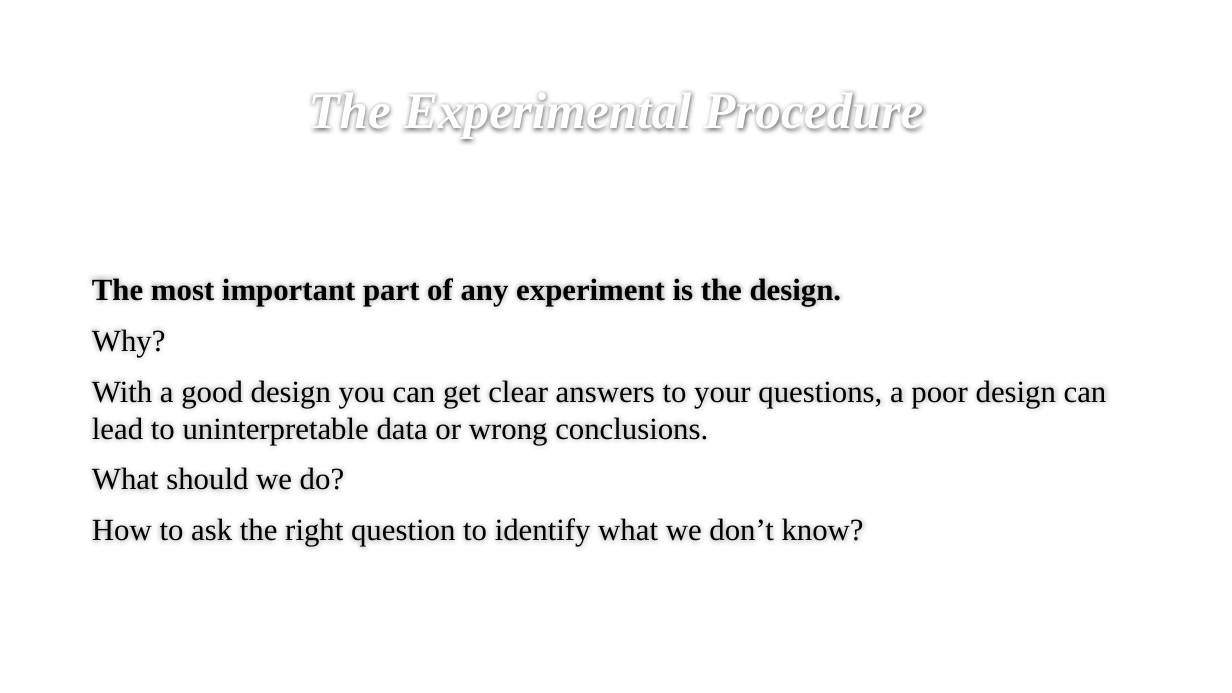
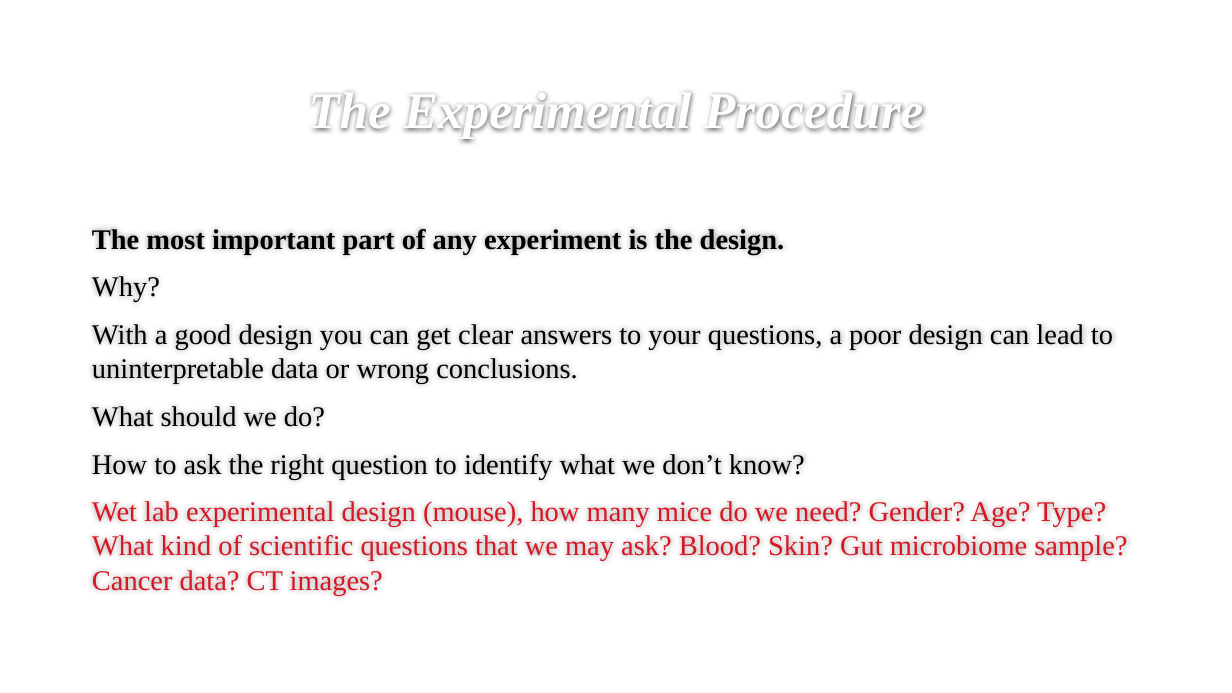
Before and after one commit to melhzy/data_analytics, a slide deck: slide 9 of Week1_Simple_Effect/Week 1 Simple effect.pptx. Drawn at 1232x693 pixels with LibreOffice and Linux fonts; fonts in the diff are those of the drawing; background and template pictures are left out. Boxes give left, top, right and bottom in pixels: in the first picture for what was removed or moved away, otherwise in the second. Text is boxed around its words. In the diff, an @@ line names an element or a change of style, - is before the commit and + after.

```diff
--- a/Week1_Simple_Effect/Week 1 Simple effect.pptx
+++ b/Week1_Simple_Effect/Week 1 Simple effect.pptx
@@ text at (92,229,1113,480): size 24 to 22.2 pt in "The most important part of any experiment ...", "Why?", "With a good design you can get ...", "What should we do?" and 1 more places @@
@@ text at (92,501,1127,596): paragraph added @@
+Wet lab experimental design (mouse), how many mice do we need? Gender? Age? Type? What kind of scientific questions that we may ask? Blood? Skin? Gut microbiome sample? Cancer data? CT images?
```
Also in this commit, not shown: 13 other slides changed, 4 other files.
